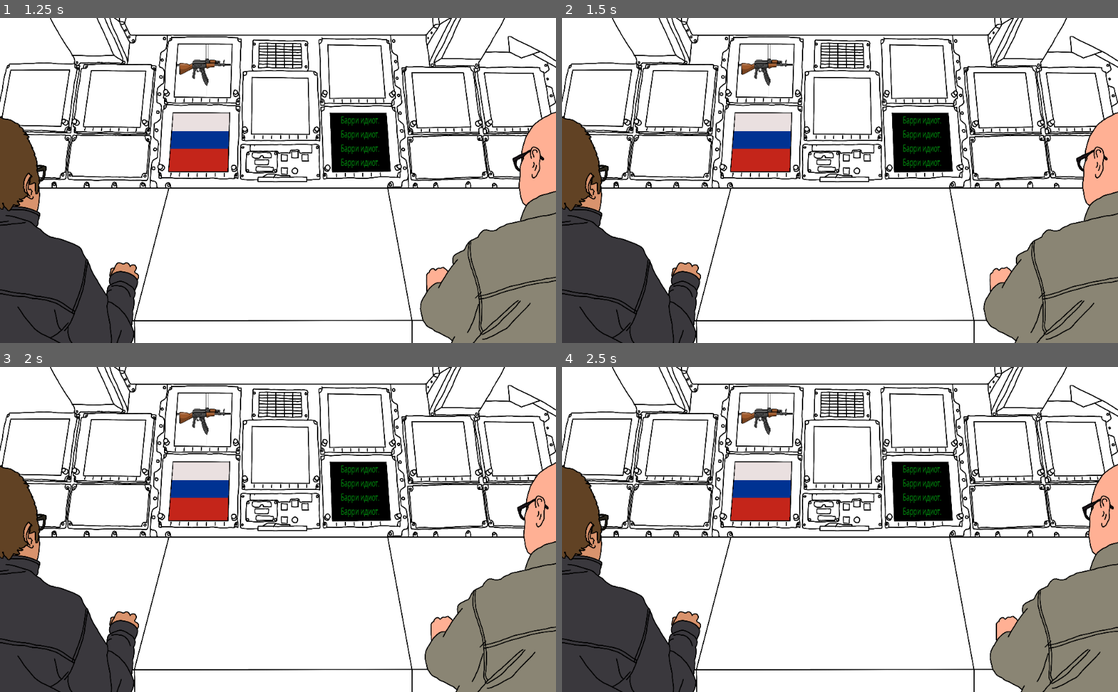
Above: before the commit, frames 1-4 (two rows, left to right).
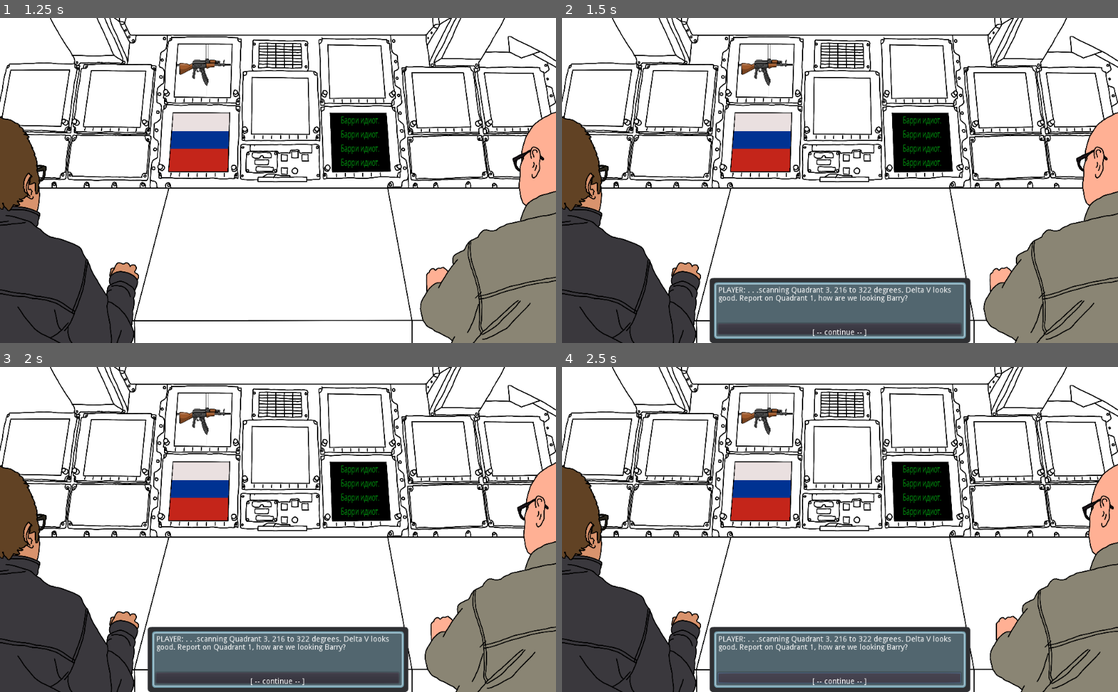
Above: after the commit, the same moments.

Repository: s3775599/BITS-clone
Game: Godot game, scene res://Scenes/Main.tscn
The game is run twice, just before and just after one commit, with the same random seed, the same clock (stepped at 60 frames per second) and the same inputs.
Inputs (mouse positions are in pixels of both pictures, inside the frame that each line leads up to):
- Up to frame 1 (1.25 s): tap Enter at 0.5 s; move the mouse to (278, 180) at 0.52 s; hold Right (ui_right) from 0.53 s (still down); click (278, 180) at 0.67 s
- Up to frame 2 (1.5 s): move the mouse to (845, 180) at 1.27 s; release Right (ui_right) at 1.28 s; hold Down (ui_down) from 1.28 s (still down); click (845, 180) at 1.42 s
- Up to frame 3 (2 s): keep holding Down (ui_down)
- Up to frame 4 (2.5 s): release Down (ui_down) at 2 s; click (840, 679) at 2 s, where only the run after the commit has a clickable "[ -- continue -- ]"

Frame 1 is identical in both runs. In frame 2, 9.4% of the frame differs, in the area x 26-74%, y 79-100%; in frame 3, 9.4%; in frame 4, 9.4%.

Commit message:
Intro dialogue
Beginnings of intro dialogue. Press down arrow to preview the first dialogue box.

Diff:
--- a/NightwatchDialogueSystem/BarryPopup.tscn
+++ b/NightwatchDialogueSystem/BarryPopup.tscn
@@ -9,6 +9,7 @@
 [ext_resource path="res://Button4.gd" type="Script" id=7]
 
 [node name="BarryPopup" type="Popup"]
+visible = true
 anchor_top = 0.5
 anchor_bottom = 0.5
 margin_top = -180.0
@@ -17,7 +18,7 @@
 script = ExtResource( 1 )
 
 [node name="NinePatchRect" type="NinePatchRect" parent="."]
-modulate = Color( 0, 0, 0, 1 )
+modulate = Color( 0.235294, 0.235294, 0.235294, 1 )
 anchor_right = 1.0
 anchor_bottom = 1.0
 texture = ExtResource( 2 )
--- a/NightwatchDialogueSystem/JohnPopup.tscn
+++ b/NightwatchDialogueSystem/JohnPopup.tscn
@@ -9,7 +9,6 @@
 [ext_resource path="res://Button4.gd" type="Script" id=7]
 
 [node name="JohnPopup" type="Popup"]
-visible = true
 anchor_left = 1.0
 anchor_top = 0.5
 anchor_right = 1.0
@@ -20,7 +19,7 @@
 script = ExtResource( 1 )
 
 [node name="NinePatchRect" type="NinePatchRect" parent="."]
-modulate = Color( 0, 0, 0, 1 )
+modulate = Color( 0.235294, 0.235294, 0.235294, 1 )
 anchor_right = 1.0
 anchor_bottom = 1.0
 texture = ExtResource( 2 )
--- /dev/null
+++ b/NightwatchDialogueSystem/PlayerPopup.gd
@@ -0,0 +1,65 @@
+extends Popup
+
+signal button_id
+
+var button_id
+
+func set_text(dialogue_lines):
+#	$NinePatchRect2/VBoxContainer/Button.visible = false
+#	$NinePatchRect2/VBoxContainer/Button2.visible = false
+#	$NinePatchRect2/VBoxContainer/Button3.visible = false
+#	$NinePatchRect2/VBoxContainer/Button4.visible = false
+
+	var dialogue_size = dialogue_lines[0].size()
+	print("dialogue_size = ", dialogue_size)
+#	set_button_visibility(dialogue_size)
+	set_button_labels(dialogue_size, dialogue_lines)
+	$NinePatchRect2/RichTextLabel.bbcode_text = String(dialogue_lines[0][0])
+
+
+#func set_button_visibility(n):
+#	if n == 1:
+#		return
+#	if n > 1:
+#		$NinePatchRect2/VBoxContainer/Button.visible = true
+#		if n > 2:
+#			$NinePatchRect2/VBoxContainer/Button2.visible = true
+#			if n > 3:
+#				$NinePatchRect2/VBoxContainer/Button3.visible = true
+#				if n > 4:
+#					$NinePatchRect2/VBoxContainer/Button4.visible = true
+
+
+func set_button_labels(dialogue_size, dialogue_lines):
+#	if dialogue_size == 1:
+#		return
+#	if dialogue_size > 1:
+	$NinePatchRect2/VBoxContainer/Button/buttonLabel.set_text(dialogue_lines[0][1])
+	$NinePatchRect2/VBoxContainer/Button.button_id = dialogue_lines[1][1]
+#		if dialogue_size > 2:
+#			$NinePatchRect2/VBoxContainer/Button2/button2Label.set_text(dialogue_lines[0][2])
+#			$NinePatchRect2/VBoxContainer/Button2.button_id = dialogue_lines[1][2]
+#			if dialogue_size > 3:
+#				$NinePatchRect2/VBoxContainer/Button3/button3Label.set_text(dialogue_lines[0][3])
+#				$NinePatchRect2/VBoxContainer/Button3.button_id = dialogue_lines[1][3]
+#				if dialogue_size > 4:
+#					$NinePatchRect2/VBoxContainer/Button4/button4Label.set_text(dialogue_lines[0][4])
+#					$NinePatchRect2/VBoxContainer/Button4.button_id = dialogue_lines[1][4]
+
+
+func _on_Button_pressed():
+	button_id = $NinePatchRect2/VBoxContainer/Button.button_id
+	emit_signal("button_id", button_id)
+
+#
+#func _on_Button2_pressed():
+#	button_id = $NinePatchRect2/VBoxContainer/Button2.button_id
+#	emit_signal("button_id", $NinePatchRect2/VBoxContainer/Button2.button_id)
+#
+#
+#func _on_Button3_pressed():
+#	emit_signal("button_id", $NinePatchRect2/VBoxContainer/Button3.button_id)
+#
+#
+#func _on_Button4_pressed():
+#	emit_signal("button_id", $NinePatchRect2/VBoxContainer/Button4.button_id)
--- /dev/null
+++ b/NightwatchDialogueSystem/PlayerPopup.tscn
@@ -0,0 +1,76 @@
+[gd_scene load_steps=5 format=2]
+
+[ext_resource path="res://PlayerPopup.gd" type="Script" id=1]
+[ext_resource path="res://GFX/metalPanel_plate.png" type="Texture" id=2]
+[ext_resource path="res://GFX/glassPanel.png" type="Texture" id=3]
+[ext_resource path="res://Button.gd" type="Script" id=4]
+
+[node name="PlayerPopup" type="Popup"]
+anchor_left = 0.5
+anchor_top = 1.0
+anchor_right = 0.5
+anchor_bottom = 1.0
+margin_left = -240.0
+margin_top = -120.0
+margin_right = 240.0
+script = ExtResource( 1 )
+
+[node name="NinePatchRect" type="NinePatchRect" parent="."]
+modulate = Color( 0.235294, 0.235294, 0.235294, 1 )
+anchor_right = 1.0
+anchor_bottom = 1.0
+texture = ExtResource( 2 )
+patch_margin_left = 20
+patch_margin_top = 20
+patch_margin_right = 20
+patch_margin_bottom = 20
+
+[node name="NinePatchRect2" type="NinePatchRect" parent="."]
+anchor_right = 1.0
+anchor_bottom = 1.0
+margin_left = 8.0
+margin_top = 8.0
+margin_right = -8.0
+margin_bottom = -8.0
+size_flags_vertical = 3
+texture = ExtResource( 3 )
+patch_margin_left = 12
+patch_margin_top = 12
+patch_margin_right = 12
+patch_margin_bottom = 12
+
+[node name="RichTextLabel" type="RichTextLabel" parent="NinePatchRect2"]
+anchor_right = 1.0
+anchor_bottom = 1.0
+margin_left = 8.0
+margin_top = 8.0
+margin_right = -8.0
+margin_bottom = -8.0
+bbcode_enabled = true
+
+[node name="VBoxContainer" type="VBoxContainer" parent="NinePatchRect2"]
+anchor_left = 0.5
+anchor_top = 1.0
+anchor_right = 0.5
+anchor_bottom = 1.0
+margin_left = -225.0
+margin_top = -28.0
+margin_right = 223.0
+margin_bottom = -8.0
+grow_horizontal = 0
+grow_vertical = 0
+size_flags_horizontal = 3
+
+[node name="Button" type="Button" parent="NinePatchRect2/VBoxContainer"]
+margin_right = 448.0
+margin_bottom = 20.0
+size_flags_horizontal = 3
+size_flags_vertical = 3
+script = ExtResource( 4 )
+
+[node name="buttonLabel" type="Label" parent="NinePatchRect2/VBoxContainer/Button"]
+margin_top = 10.0
+margin_right = 449.0
+align = 1
+autowrap = true
+[connection signal="pressed" from="NinePatchRect2/VBoxContainer/Button" to="." method="_on_Button_pressed"]
--- a/NightwatchDialogueSystem/Scenes/Main.gd
+++ b/NightwatchDialogueSystem/Scenes/Main.gd
@@ -5,7 +5,6 @@
 var barry_close = false
 
 func _process(delta):
-	#pass
 	if john_close or barry_close:
 		$BackgroundArea/BackgroundSprite.set_modulate(Color('464646'))
 		$BackgroundArea/BarryConsole/BarryConsoleSprite.set_modulate(Color('464646'))
@@ -19,6 +18,8 @@
 		$BackgroundArea/BarryConsole/AnimationPlayer.play('BarryConsoleSlowOut')
 	if Input.is_action_just_pressed("ui_left"):
 		$BackgroundArea/BarryConsole/AnimationPlayer.play('BarryConsoleFastIn')
+	if Input.is_action_just_pressed("ui_down"):
+		intro()
 	if john_close:
 #		$BackgroundArea/JohnPopup.popup()
 		pass
@@ -33,6 +34,7 @@
 	else:
 		can_click = false
 
+
 func _on_BarryConsole_mouse_exited():
 	$BackgroundArea/BarryConsole/BarryConsoleSprite.set_modulate(Color(1, 1, 1))
 	can_click = true
@@ -43,6 +45,7 @@
 		$BackgroundArea/JohnConsole/JohnConsoleSprite.set_modulate(Color('4d39df'))
 	else:
 		can_click = false
+
 
 func _on_JohnConsole_mouse_exited():
 	$BackgroundArea/JohnConsole/JohnConsoleSprite.set_modulate(Color(1, 1, 1))
@@ -70,29 +73,19 @@
 		can_click = false
 		show_barry_dialogue()
 
-#func _on_BarryConsole_input_event(viewport, event, shape_idx):
-#	if Input.is_mouse_button_pressed(BUTTON_LEFT) and can_click == true:
-#		if john_close:
-#			$BackgroundArea/JohnClose/AnimationPlayer.play('JohnCloseSlideOut')
-#			john_close = false
-#		$BackgroundArea/BarryClose/AnimationPlayer.play('BarryCloseSlideIn')
-#		barry_close = true
-#		$BackgroundArea/BarryPopup.popup()
-#		can_click = false
-#		show_barry_dialogue()
-
 
 func show_john_dialogue():
 	$CanvasLayer/JohnPopup.show()
 	$CanvasLayer/JohnPopup.set_text(john_dialogues("1"))
 
+
 func show_barry_dialogue():
 	$CanvasLayer/BarryPopup.show()
 	$CanvasLayer/BarryPopup.set_text(barry_dialogues("1"))
 
 
-func dialogue(dialogue_lines):
-	$CanvasLayer/JohnPopup.show()
+#func dialogue(dialogue_lines):
+#	$CanvasLayer/JohnPopup.show()
 
 
 func john_dialogues(id):
@@ -296,6 +289,17 @@
 			return [["A couple of the letters look the same. . .", "Barry, stop talking."], ["0", "understood"]]
 
 
+func intro_dialogues(id):
+	match id:
+		"1":
+			return [["PLAYER: . . .scanning Quadrant 3, 216 to 322 degrees. Delta V looks good. Report on Quadrant 1, how are we looking Barry?", "[ -- continue -- ]"], ["0", "2"]]
+
+
+func intro():
+	$CanvasLayer/PlayerPopup.show()
+	$CanvasLayer/PlayerPopup.set_text(intro_dialogues("1"))
+
+
 func _on_BarryPopup_button_id(button_id):
 	print("button_id = ", button_id)
 	if button_id == "end":
@@ -324,3 +328,14 @@
 		var next_dialogue = john_dialogues(button_id)
 		print("next_dialogue = ", next_dialogue)
 		$CanvasLayer/JohnPopup.set_text(next_dialogue)
+
+
+func _on_PlayerPopup_button_id(button_id):
+	print("button_id = ", button_id)
+	if button_id == "end":
+		$CanvasLayer/PlayerPopup.hide()
+		$BackgroundArea/BackgroundSprite.set_modulate(Color(1,1,1))
+		$BackgroundArea/BarryConsole/BarryConsoleSprite.set_modulate(Color(1,1,1))
+		$BackgroundArea/JohnConsole/JohnConsoleSprite.set_modulate(Color(1,1,1))
+	else:
+		pass
--- a/NightwatchDialogueSystem/Scenes/Main.tscn
+++ b/NightwatchDialogueSystem/Scenes/Main.tscn
@@ -11,6 +11,7 @@
 [ext_resource path="res://BarryClose.tscn" type="PackedScene" id=9]
 [ext_resource path="res://JohnPopup.tscn" type="PackedScene" id=10]
 [ext_resource path="res://BarryPopup.tscn" type="PackedScene" id=11]
+[ext_resource path="res://PlayerPopup.tscn" type="PackedScene" id=12]
 
 [sub_resource type="RectangleShape2D" id=1]
 extents = Vector2( 513.672, 299.894 )
@@ -228,7 +229,8 @@
 [node name="JohnPopup" parent="CanvasLayer" instance=ExtResource( 10 )]
 
 [node name="BarryPopup" parent="CanvasLayer" instance=ExtResource( 11 )]
-visible = true
+
+[node name="PlayerPopup" parent="CanvasLayer" instance=ExtResource( 12 )]
 [connection signal="input_event" from="BackgroundArea/JohnConsole" to="." method="_on_JohnConsole_input_event"]
 [connection signal="mouse_entered" from="BackgroundArea/JohnConsole" to="." method="_on_JohnConsole_mouse_entered"]
 [connection signal="mouse_exited" from="BackgroundArea/JohnConsole" to="." method="_on_JohnConsole_mouse_exited"]
@@ -237,3 +239,4 @@
 [connection signal="mouse_exited" from="BackgroundArea/BarryConsole" to="." method="_on_BarryConsole_mouse_exited"]
 [connection signal="button_id" from="CanvasLayer/JohnPopup" to="." method="_on_JohnPopup_button_id"]
 [connection signal="button_id" from="CanvasLayer/BarryPopup" to="." method="_on_BarryPopup_button_id"]
+[connection signal="button_id" from="CanvasLayer/PlayerPopup" to="." method="_on_PlayerPopup_button_id"]
Not shown: 1 places in NightwatchDialogueSystem/Scenes/Main.tscn that only renumber resources
